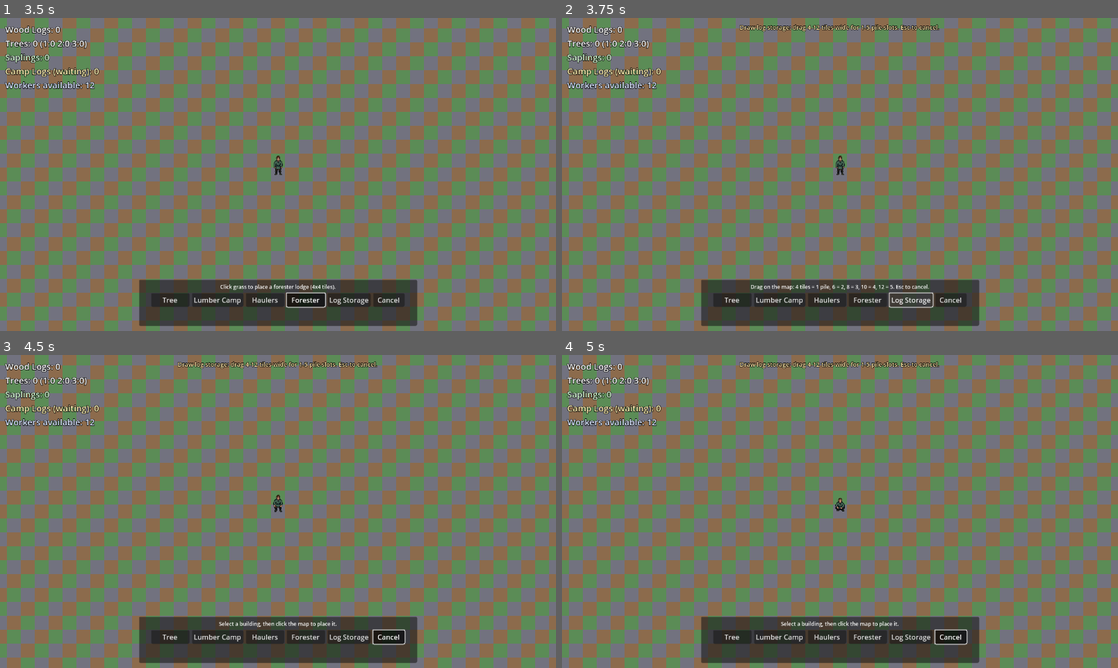
Above: before the commit, frames 1-4 (two rows, left to right).
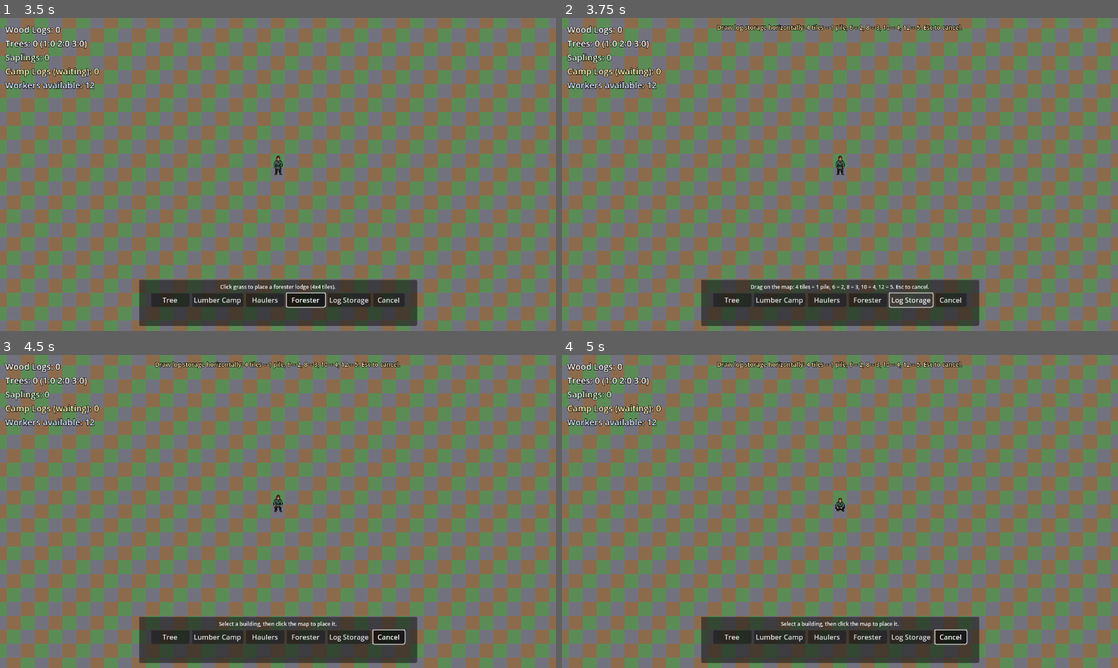
Above: after the commit, the same moments.

Repository: mcchesneyjg-max/Test-Gamer
Game: Godot game, scene res://main.tscn
Two runs of this game, one before a commit and one after it. Both use one fixed random seed, a clock stepped at 60 frames per second and the inputs below.
Inputs:
- Up to frame 1 (3.5 s): click "Tree" at 0.5 s; click "Lumber Camp" at 1.25 s; click "Haulers" at 2 s; click "Forester" at 2.75 s
- Up to frame 2 (3.75 s): click "Log Storage" at 3.5 s
- Up to frame 3 (4.5 s): click "Cancel" at 4.25 s
- Up to frame 4 (5 s): no input

Frame 1 is identical in both runs. In frame 2, 0.6% of the frame differs, in the area x 27-72%, y 2-5%; in frame 3, 0.6%; in frame 4, 0.6%.

Commit message:
Fix log storage pile snap validation and draw commit
Use fixed 2-tile zone height and nearest-width buckets (4/6/8/10/12)
instead of sprite-derived height, which could reject valid placements when
pile PNG dimensions differ. Lock storage draws to a single map row,
apply the release-tile position on commit, and clarify drag hints.

Co-authored-by: mcchesneyjg-max <mcchesneyjg-max@users.noreply.github.com>

Diff:
--- a/game/scripts/log_storage_area.gd
+++ b/game/scripts/log_storage_area.gd
@@ -7,6 +7,7 @@
 const MAX_PILE_SLOTS := 5
 const MIN_ZONE_WIDTH_TILES := 4
 const MAX_ZONE_WIDTH_TILES := 12
+const ZONE_HEIGHT_TILES := 2
 const PILE_VISUAL_OVERLAP := 16.0
 const LOG_PILE_ROOT := "res://assets/sprites/stacked_resources/logs"
 const LOG_PILE_PREFIXES: Array[String] = ["log_pile"]
@@ -45,22 +46,26 @@
 	var count: int = clampi(pile_count, 1, MAX_PILE_SLOTS)
 	return MIN_ZONE_WIDTH_TILES + (count - 1) * 2
 
-static func zone_size_for_pile_count(pile_count: int) -> Vector2i:
-	_ensure_pile_metrics()
-	var width_tiles: int = zone_width_for_pile_count(pile_count)
-	var height_tiles: int = maxi(1, ceili(_pile_height_px / float(TILE_SIZE)))
-	return Vector2i(width_tiles, height_tiles)
-
-static func pile_count_from_drag_width(raw_width_tiles: int) -> int:
-	var best_count: int = 1
-	var best_distance: int = 999999
-	for pile_count in range(1, MAX_PILE_SLOTS + 1):
-		var zone_width: int = zone_width_for_pile_count(pile_count)
-		var distance: int = absi(raw_width_tiles - zone_width)
+static func snap_width_tiles(raw_width_tiles: int) -> int:
+	var raw: int = clampi(maxi(raw_width_tiles, 1), 1, MAX_ZONE_WIDTH_TILES)
+	var best_width: int = MIN_ZONE_WIDTH_TILES
+	var best_distance: int = absi(raw - MIN_ZONE_WIDTH_TILES)
+	for width in range(MIN_ZONE_WIDTH_TILES + 2, MAX_ZONE_WIDTH_TILES + 1, 2):
+		var distance: int = absi(raw - width)
 		if distance < best_distance:
 			best_distance = distance
-			best_count = pile_count
-	return best_count
+			best_width = width
+	return best_width
+
+static func pile_count_from_width(width_tiles: int) -> int:
+	return 1 + (width_tiles - MIN_ZONE_WIDTH_TILES) / 2
+
+static func zone_size_for_pile_count(pile_count: int) -> Vector2i:
+	var width_tiles: int = zone_width_for_pile_count(pile_count)
+	return Vector2i(width_tiles, ZONE_HEIGHT_TILES)
+
+static func pile_count_from_drag_width(raw_width_tiles: int) -> int:
+	return pile_count_from_width(snap_width_tiles(raw_width_tiles))
 
 static func get_pile_slot_tiles() -> Vector2i:
 	return zone_size_for_pile_count(1)
@@ -72,17 +77,14 @@
 	return zone_size_for_pile_count(MAX_PILE_SLOTS)
 
 static func pile_count_for_zone(zone: Rect2i) -> int:
-	_ensure_pile_metrics()
-	var expected_height: int = zone_size_for_pile_count(1).y
-	if zone.size.y != expected_height:
-		return 0
-	var pile_count: int = pile_count_from_drag_width(zone.size.x)
-	if zone.size != zone_size_for_pile_count(pile_count):
-		return 0
-	return pile_count
+	if zone.size.y != ZONE_HEIGHT_TILES:
+		return 0
+	for pile_count in range(1, MAX_PILE_SLOTS + 1):
+		if zone.size == zone_size_for_pile_count(pile_count):
+			return pile_count
+	return 0
 
 static func snap_zone_from_tiles(anchor: Vector2i, current: Vector2i) -> Rect2i:
-	_ensure_pile_metrics()
 	var raw_width_tiles: int = absi(current.x - anchor.x) + 1
 	var pile_count: int = pile_count_from_drag_width(raw_width_tiles)
 	var zone_size: Vector2i = zone_size_for_pile_count(pile_count)
@@ -91,11 +93,7 @@
 	if current.x < anchor.x:
 		left_x = anchor.x - zone_size.x + 1
 
-	var top_y: int = anchor.y
-	if current.y < anchor.y:
-		top_y = anchor.y - zone_size.y + 1
-
-	return Rect2i(left_x, top_y, zone_size.x, zone_size.y)
+	return Rect2i(left_x, anchor.y, zone_size.x, zone_size.y)
 
 func _ready() -> void:
 	_load_pile_textures()
--- a/game/scripts/log_storage_ui.gd
+++ b/game/scripts/log_storage_ui.gd
@@ -87,12 +87,7 @@
 	_draw_anchor = Vector2i(-999999, -999999)
 	_panel.visible = false
 	_hint_label.text = (
-		"Draw log storage: drag %d-%d tiles wide for 1-%d pile slots. Esc to cancel."
-		% [
-			LogStorageAreaScript.MIN_ZONE_WIDTH_TILES,
-			LogStorageAreaScript.MAX_ZONE_WIDTH_TILES,
-			LogStorageAreaScript.MAX_PILE_SLOTS,
-		]
+		"Draw log storage horizontally: 4 tiles = 1 pile, 6 = 2, 8 = 3, 10 = 4, 12 = 5. Esc to cancel."
 	)
 	_hint_label.visible = true
 
@@ -127,7 +122,8 @@
 
 	return true
 
-func _commit_draw_zone(_end_tile: Vector2i) -> void:
+func _commit_draw_zone(end_tile: Vector2i) -> void:
+	_draw_current = end_tile
 	var zone := LogStorageAreaScript.snap_zone_from_tiles(_draw_anchor, _draw_current)
 	var temp_area := LogStorageAreaScript.new()
 	var error: String = temp_area.validate_zone(zone, _tilemap)
Not shown, changed: game/assets/sprites/stacked_resources/logs/README.md
